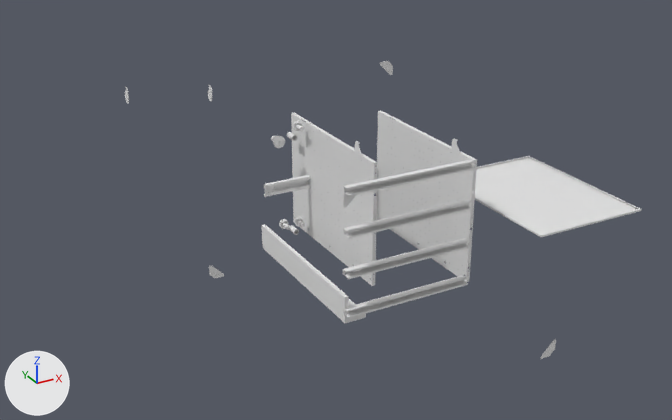
What one commit did to the glTF model Drawings/3d/1NNV04-06000L.glb.
Both versions are drawn from a camera (50 mm lens) standing at (-1916.0, -3647.0, 1641.0) and looking at (21.0, -125.0, -120.0). The axes (+X, +Y, +Z) are drawn at lower left. The lights are the same throughout. The first picture is the older version. Where no turn or scale is listed for an object, it has been applied to the vertices.

Script lines for the objects in view, before the commit:
```python
me_hingew4_h0800_v4__body38 = bpy.data.meshes.new('HingeW4-H0800_v4__Body38')
me_hingew4_h0800_v4__body38.from_pydata(...)  # 160 vertices, 316 faces; spans x -300.0..-282.0, y -782.0..18.0, z -284.0..-184.0
me_ts2trx_000000__body1 = bpy.data.meshes.new('TS2TRX-000000__Body1')
me_ts2trx_000000__body1.from_pydata(...)  # 180 vertices, 372 faces; spans x -298.0..-212.0, y -766.0..-765.0, z 202.0..288.0
me_ts2trx_000000__body1_2 = bpy.data.meshes.new('TS2TRX-000000__Body1_2')
me_ts2trx_000000__body1_2.from_pydata(...)  # 180 vertices, 372 faces; spans x 794.0..880.0, y 764.0..765.0, z 202.0..288.0
me_ts2trx_000000__body1_3 = bpy.data.meshes.new('TS2TRX-000000__Body1_3')
me_ts2trx_000000__body1_3.from_pydata(...)  # 180 vertices, 372 faces; spans x -298.0..-212.0, y 764.0..765.0, z -822.0..-736.0
me_ts2trx_000000__body1_4 = bpy.data.meshes.new('TS2TRX-000000__Body1_4')
me_ts2trx_000000__body1_4.from_pydata(...)  # 180 vertices, 372 faces; spans x 794.0..880.0, y -766.0..-765.0, z -822.0..-736.0
ob_hingew4_h0800_v4__body38 = bpy.data.objects.new('HingeW4-H0800_v4__Body38', me_hingew4_h0800_v4__body38)
ob_hingew4_h0800_v4__body38.location = (0.0, 0.0, 0.0)
ob_ts2trx_000000__body1 = bpy.data.objects.new('TS2TRX-000000__Body1', me_ts2trx_000000__body1)
ob_ts2trx_000000__body1.location = (0.0, 0.0, 0.0)
ob_ts2trx_000000__body1_2 = bpy.data.objects.new('TS2TRX-000000__Body1_2', me_ts2trx_000000__body1_2)
ob_ts2trx_000000__body1_2.location = (0.0, 0.0, 0.0)
ob_ts2trx_000000__body1_3 = bpy.data.objects.new('TS2TRX-000000__Body1_3', me_ts2trx_000000__body1_3)
ob_ts2trx_000000__body1_3.location = (0.0, 0.0, 0.0)
ob_ts2trx_000000__body1_4 = bpy.data.objects.new('TS2TRX-000000__Body1_4', me_ts2trx_000000__body1_4)
ob_ts2trx_000000__body1_4.location = (0.0, 0.0, 0.0)
# also in view: 'TS1BHH-060000_v11__Body3_2' at (0.0, -783.0, -253.0); 'TS1BHH-060000_v11__Body3' at (0.0, -783.0, 281.0); 'SD00NA-080000_v31__Body1' at (327.0, -382.0, 1.0); 'TS1BHH-060000_v11__Body3_3' at (0.0, -783.0, 103.0); 'BK1DN1-060000_v31__Body1' at (771.0, -639.0, 5.0)
```
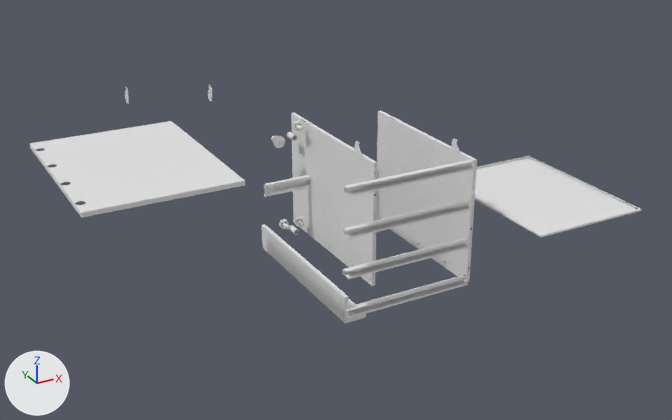
Edits to the bpy script that builds the scene:
```text
Add me_dsv2l4_060080_v6__body2:
    me_dsv2l4_060080_v6__body2.from_pydata(...)  # 1493 vertices, 3062 faces; spans x -1297.0..-708.0, y -779.0..-6.0, z 381.0..400.0
Remove ob_ts2trx_000000__body1:
    ob_ts2trx_000000__body1 = bpy.data.objects.new('TS2TRX-000000__Body1', me_ts2trx_000000__body1)
    ob_ts2trx_000000__body1.location = (0.0, 0.0, 0.0)
Remove ob_ts2trx_000000__body1_2:
    ob_ts2trx_000000__body1_2 = bpy.data.objects.new('TS2TRX-000000__Body1_2', me_ts2trx_000000__body1_2)
    ob_ts2trx_000000__body1_2.location = (0.0, 0.0, 0.0)
Remove ob_ts2trx_000000__body1_3:
    ob_ts2trx_000000__body1_3 = bpy.data.objects.new('TS2TRX-000000__Body1_3', me_ts2trx_000000__body1_3)
    ob_ts2trx_000000__body1_3.location = (0.0, 0.0, 0.0)
Remove ob_ts2trx_000000__body1_4:
    ob_ts2trx_000000__body1_4 = bpy.data.objects.new('TS2TRX-000000__Body1_4', me_ts2trx_000000__body1_4)
    ob_ts2trx_000000__body1_4.location = (0.0, 0.0, 0.0)
Add ob_dsv2l4_060080_v6__body2:
    ob_dsv2l4_060080_v6__body2 = bpy.data.objects.new('DSV2L4-060080_v6__Body2', me_dsv2l4_060080_v6__body2)
    ob_dsv2l4_060080_v6__body2.location = (0.0, 0.0, 0.0)
```

Location of each change, [x1, y1, x2, y2] in pixels of the pictures (672 x 420 px):
'DSV2L4-060080_v6__Body2', added: after [30, 121, 245, 218]
'TS2TRX-000000__Body1', deleted: before [343, 186, 363, 208]
'TS2TRX-000000__Body1_4', deleted: before [541, 339, 556, 359]
'TS2TRX-000000__Body1_3', deleted: before [209, 266, 224, 278]
'TS2TRX-000000__Body1_2', deleted: before [380, 61, 393, 75]
